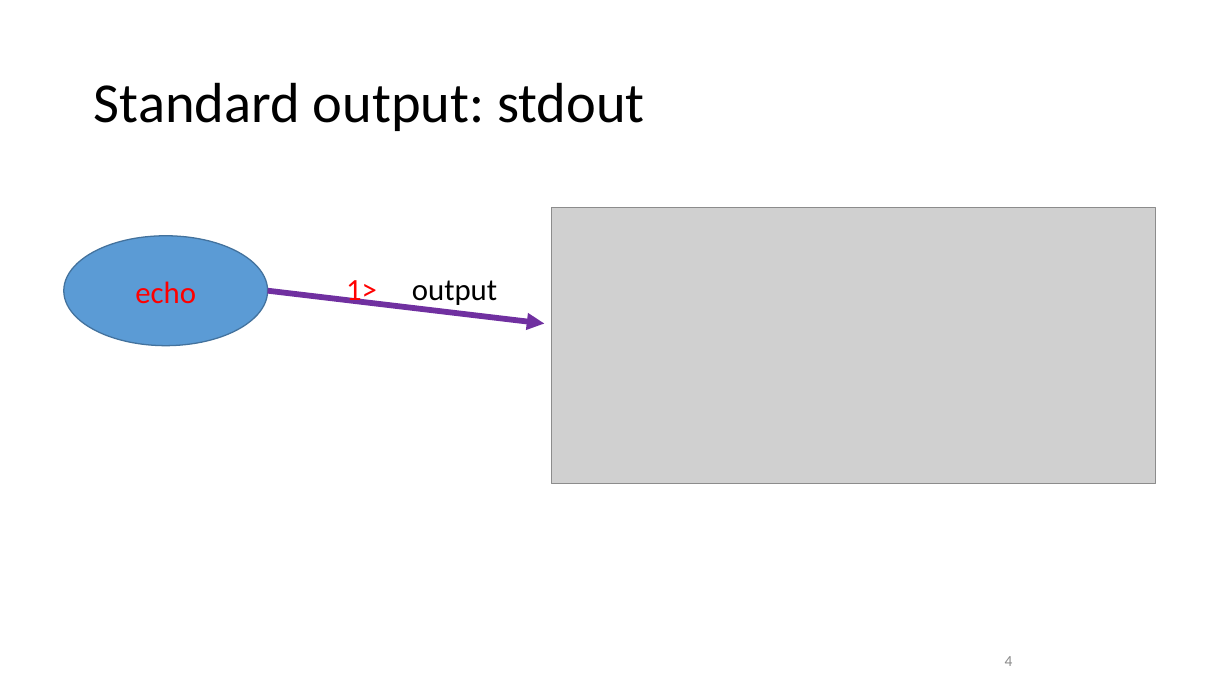
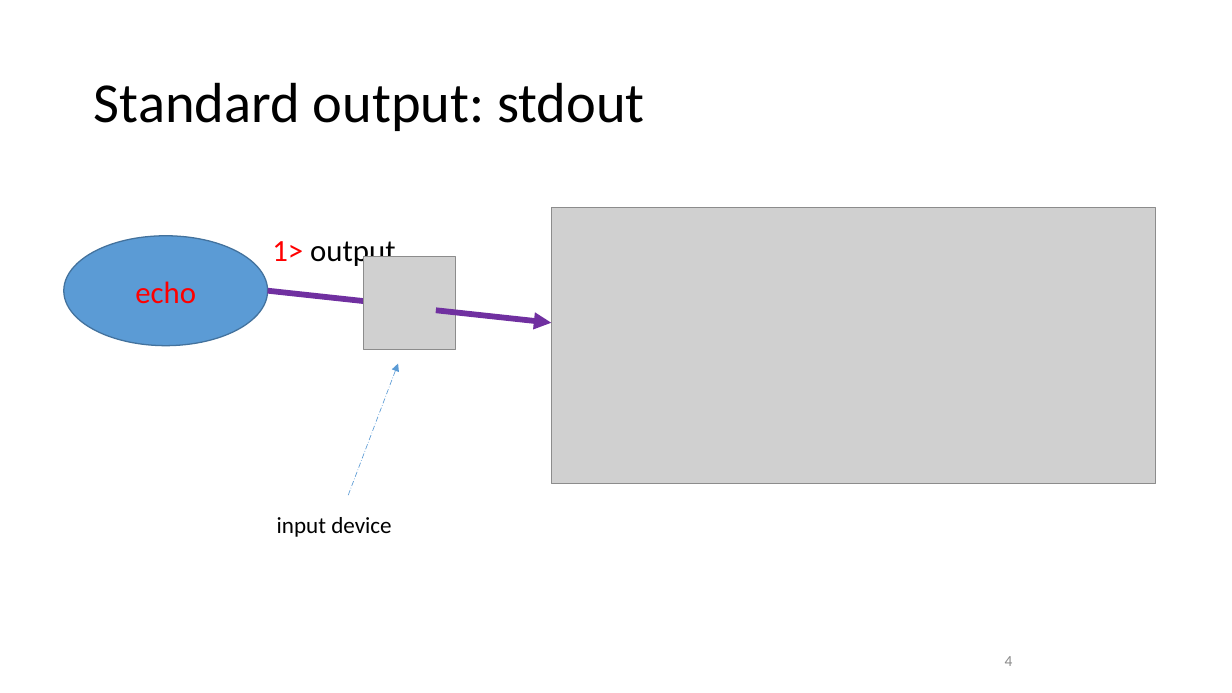
Before and after one commit to frankwxu/digital-forensics-lab, a slide deck: slide 4 of Basic_Computer_Skills_for_Forensics/4_Advanced_linux_command_line.pptx. Drawn at 1232x693 pixels with LibreOffice and Linux fonts; fonts in the diff are those of the drawing; grey boxes stand for pictures; background and template pictures are left out. Boxes give left, top, right and bottom in pixels: in the first picture for what was removed or moved away, otherwise in the second. Text is boxed around its words. In the diff, an @@ line names an element or a change of style, - is before the commit and + after.

```diff
--- a/Basic_Computer_Skills_for_Forensics/4_Advanced_linux_command_line.pptx
+++ b/Basic_Computer_Skills_for_Forensics/4_Advanced_linux_command_line.pptx
@@ text "1> output" rewrapped from [346, 280, 497, 308] to [272, 241, 395, 269] @@
@@ picture added at [363, 257, 456, 349] @@
@@ arrow moved from (268, 291) - (544, 323) to (268, 291) - (384, 303) @@
@@ arrow added from (436, 311) to (552, 323), #7030A0 4.5 pt @@
@@ arrow added from (348, 495) to (398, 363), #5B9BD5 0.5 pt dashed @@
@@ text added at [277, 517, 391, 537], 18 pt, text #000000 @@
+input device
```
Also in this commit, not shown: 2 other slides changed, 3 other files.
